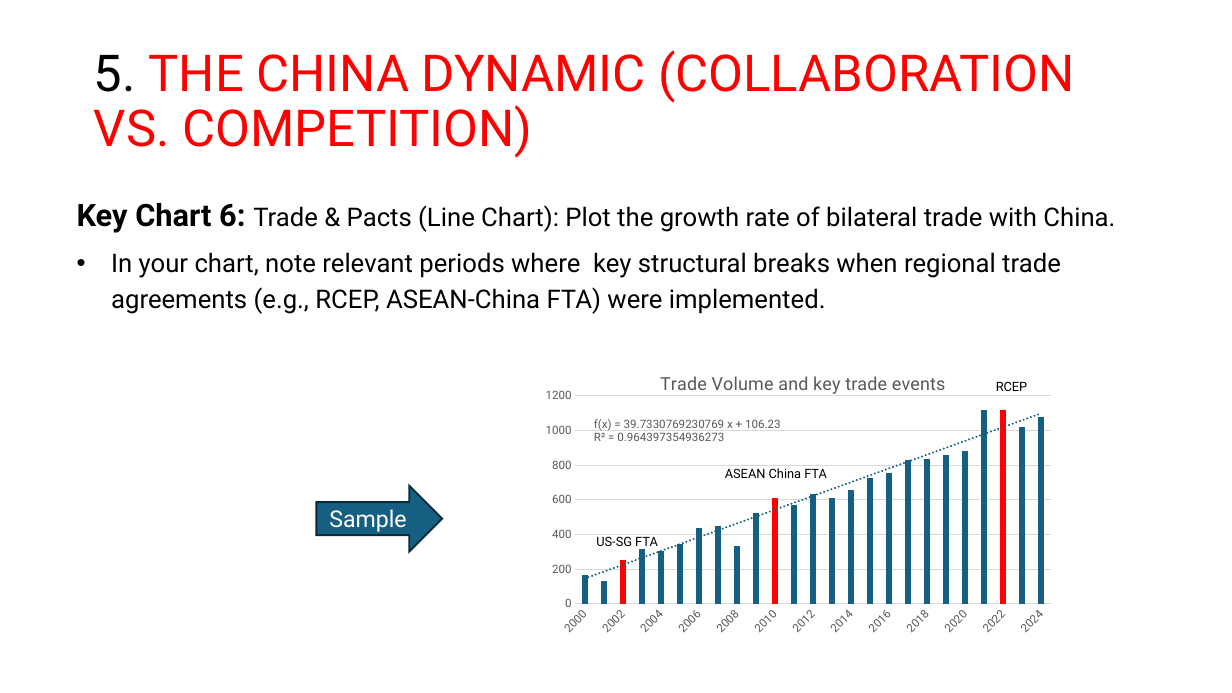
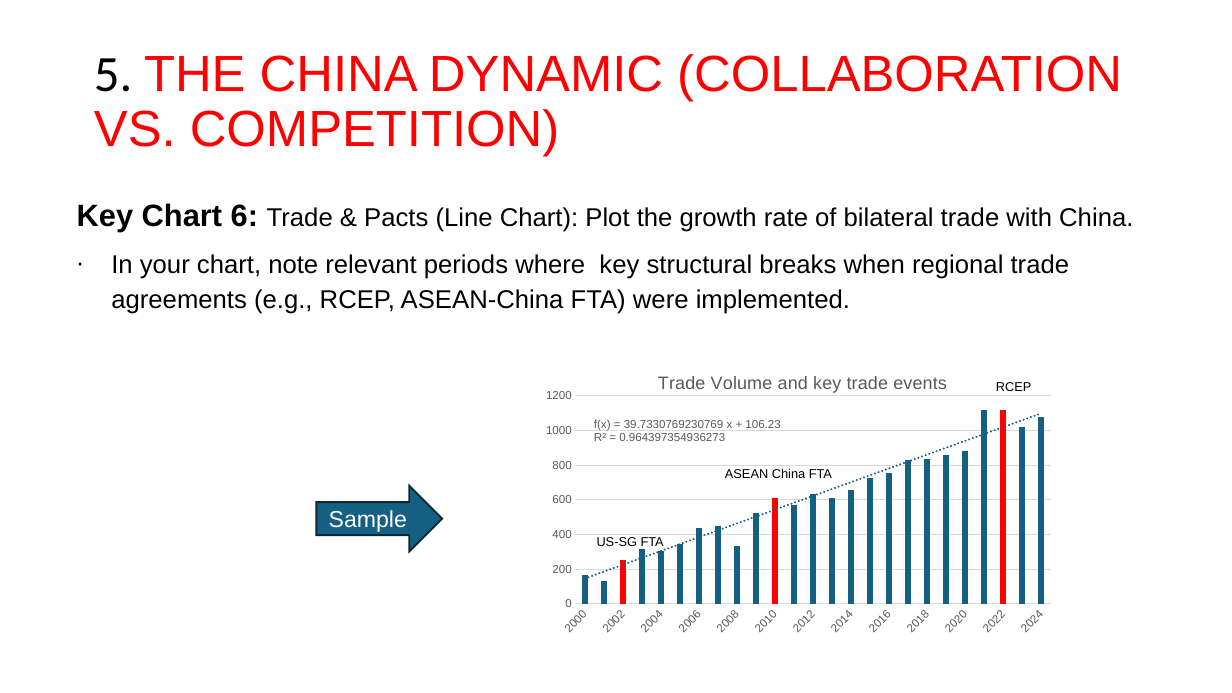
Before and after one commit to josephkohhh/SIM-UOW-Mods, a slide deck: slide 11 of ECON251/Assignment/T01_Group10_Presentation Slides.pptx. Drawn at 1232x693 pixels with LibreOffice and Linux fonts; fonts in the diff are those of the drawing. Boxes give left, top, right and bottom in pixels: in the first picture for what was removed or moved away, otherwise in the second. Text is boxed around its words. In the diff, an @@ line names an element or a change of style, - is before the commit and + after.

```diff
--- a/ECON251/Assignment/T01_Group10_Presentation Slides.pptx
+++ b/ECON251/Assignment/T01_Group10_Presentation Slides.pptx
@@ title "5. THE CHINA DYNAMIC (COLLABORATION ..." at box(94, 54, 1122, 156): font Roboto to Calibri in "5."; font Roboto to Arial @@
@@ text "Key Chart 6: Trade & ..." at box(77, 203, 1133, 314): font Roboto to Arial; less space between paragraphs; bullet • to ∙ @@
@@ column chart at box(540, 358, 1072, 653) @@
@@ category axis changed @@
@@ value axis changed @@
@@ lettering changed @@
@@ font Roboto to Arial in 3 elements at box(597, 537, 664, 546), box(725, 468, 832, 478), box(996, 382, 1032, 391) @@
@@ right arrow "Sample" at box(316, 486, 442, 552): font Roboto to Arial; outline #092A39 1.5 pt to #082836 1.5 pt; proportions changed @@
```
Also in this commit, not shown: 11 other slides changed.
